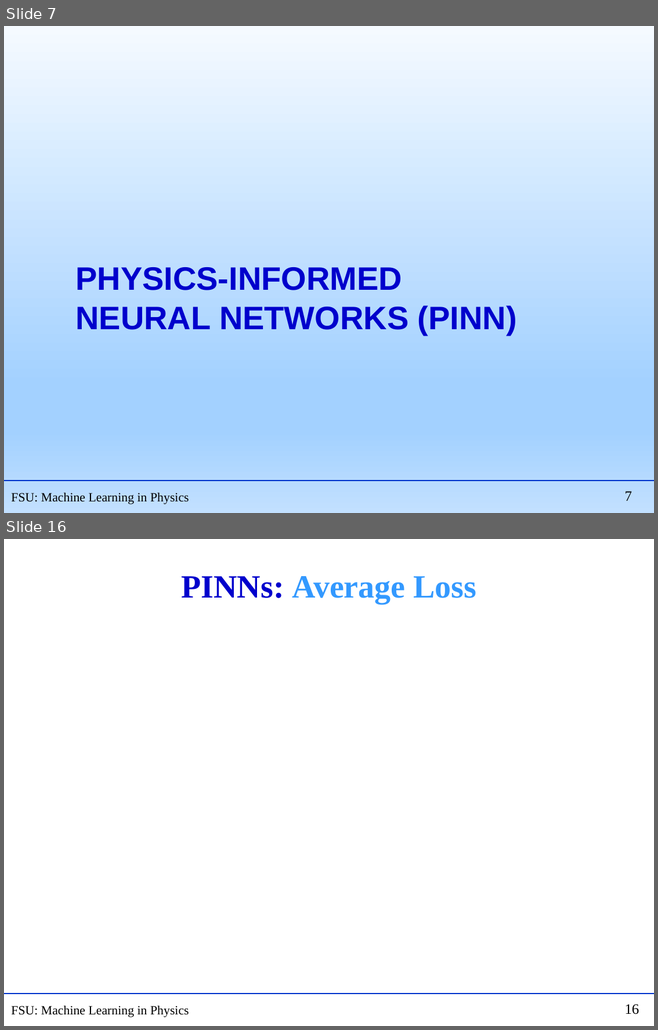
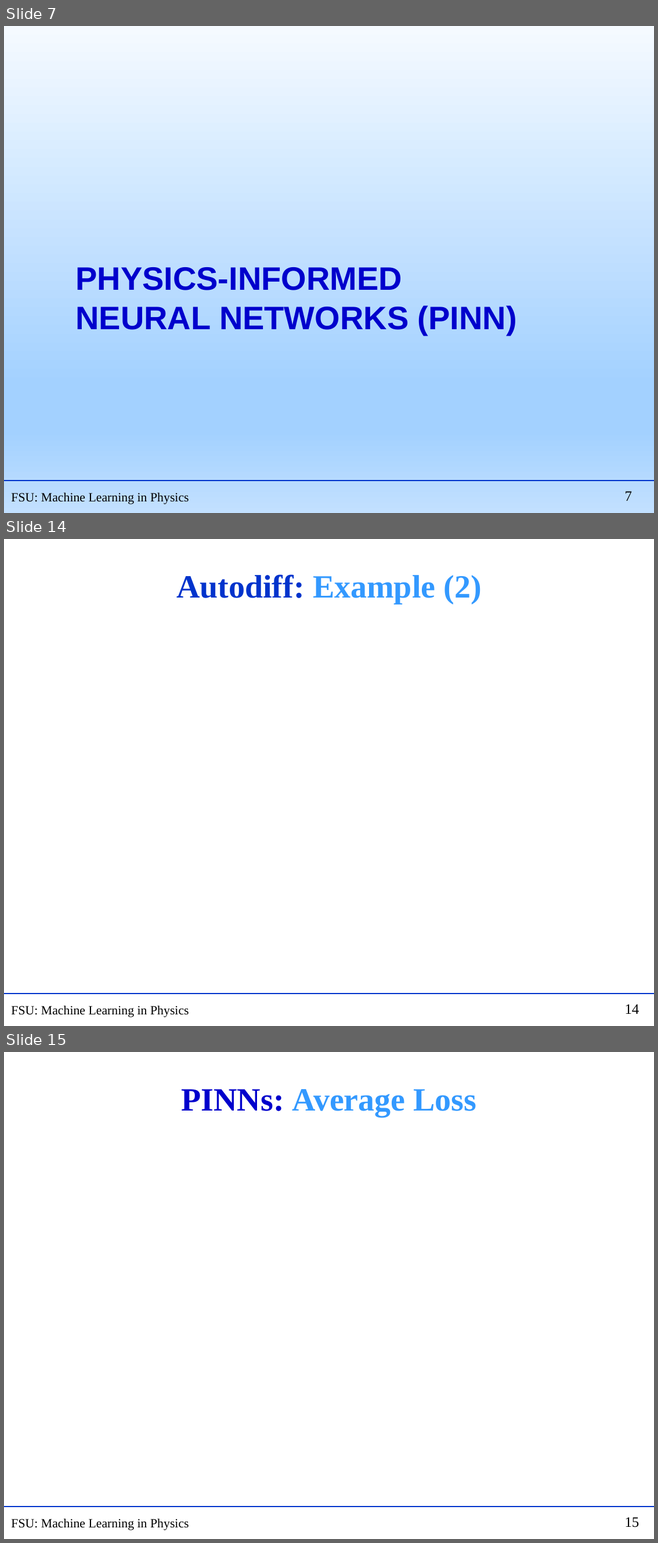
Before and after one commit to hbprosper/mlinphysics, a slide deck: Lectures/03.PINN/Lecture_PINN.pptx. Shown one above the other, each under a label of ours: slides 7 and 16 before the commit, slides 7, 14 and 15 after it; the slides between them are not shown. The pictures are 658x1030 and 658x1543 pixels, drawn with LibreOffice and Linux fonts; fonts in the diff are those of the drawing; grey boxes stand for pictures. Boxes give left, top, right and bottom in pixels: in the first picture for what was removed or moved away, otherwise in the second. Text is boxed around its words. In the diff, an @@ line names an element or a change of style, - is before the commit and + after.

```diff
--- a/Lectures/03.PINN/Lecture_PINN.pptx
+++ b/Lectures/03.PINN/Lecture_PINN.pptx
@@ slide 14 added at (4, 539, 654, 1026), background #FFFFFF; not listed: 3 template elements that a slide beside it also shows @@
@@ title added at (176, 574, 481, 604), 36 pt, text #3399FF, bold @@
+Autodiff: Example (2)
@@ what was slide 16 is now slide 15 @@
@@ page number at (625, 1517, 639, 1528): text changed @@
-16
+15
```
Also in this commit, not shown: 7 slides changed, 4 slides removed, 14 other files.
